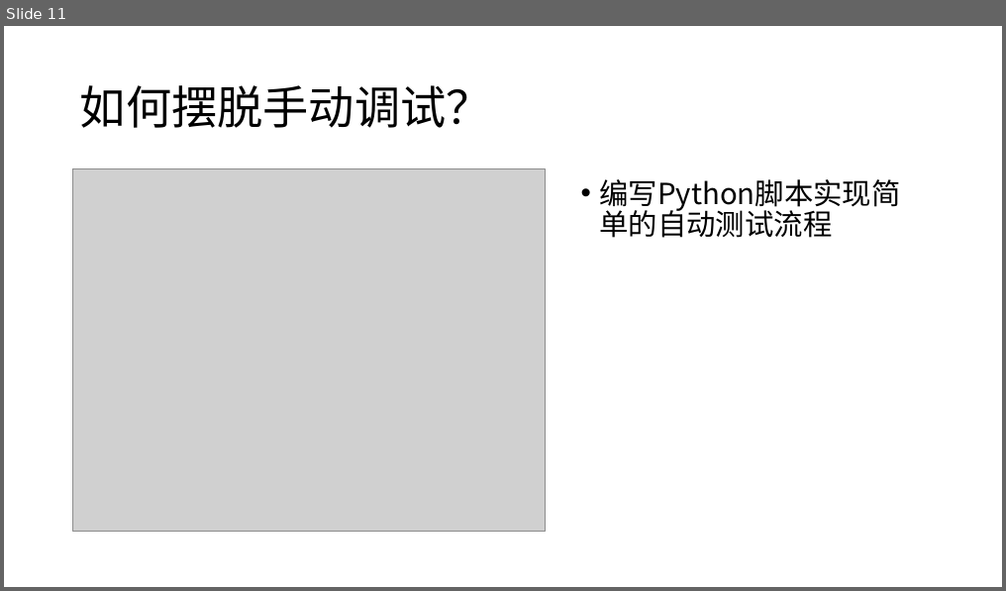
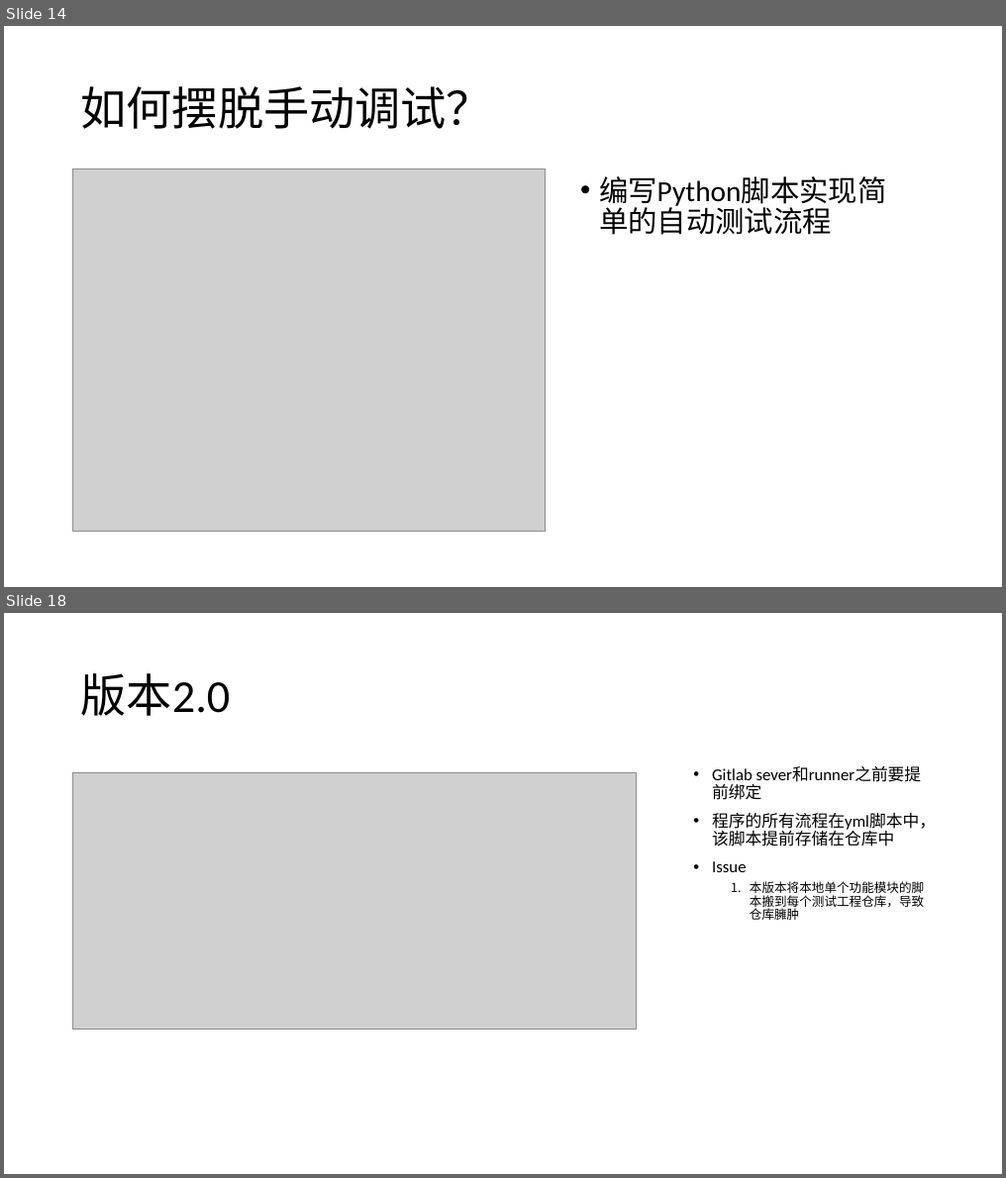
Before and after one commit to whitebkues1/ppt, a slide deck: xianzheng.pptx. Shown one above the other, each under a label of ours: slide 11 before the commit, slides 14 and 18 after it; the slides between them are not shown. The pictures are 1006x591 and 1006x1178 pixels, drawn with LibreOffice and Linux fonts; fonts in the diff are those of the drawing; grey boxes stand for pictures. Boxes give left, top, right and bottom in pixels: in the first picture for what was removed or moved away, otherwise in the second. Text is boxed around its words. In the diff, an @@ line names an element or a change of style, - is before the commit and + after.

```diff
--- a/xianzheng.pptx
+++ b/xianzheng.pptx
@@ slide 18 added at bbox=[4, 613, 1002, 1174], background #FFFFFF @@
@@ title added at bbox=[80, 673, 230, 716], 44 pt, text #000000 @@
+版本2.0
@@ picture added at bbox=[73, 772, 636, 1029] @@
@@ text added at bbox=[712, 768, 936, 920], 16 pt, text #000000 @@
+• Gitlab sever和runner之前要提前绑定
+• 程序的所有流程在yml脚本中，该脚本提前存储在仓库中
+• Issue
+  1. 本版本将本地单个功能模块的脚本搬到每个测试工程仓库，导致仓库臃肿
@@ what was slide 11 is now slide 14 @@
@@ slide 14 changed as well @@
@@ text "编写Python脚本实现简单的自动测试流程" at bbox=[599, 176, 886, 209]: font Noto Sans CJK SC to Calibri @@
```
Also in this commit, not shown: 14 other slides changed, 7 other slides added, 3 slides removed, 11 other files.
